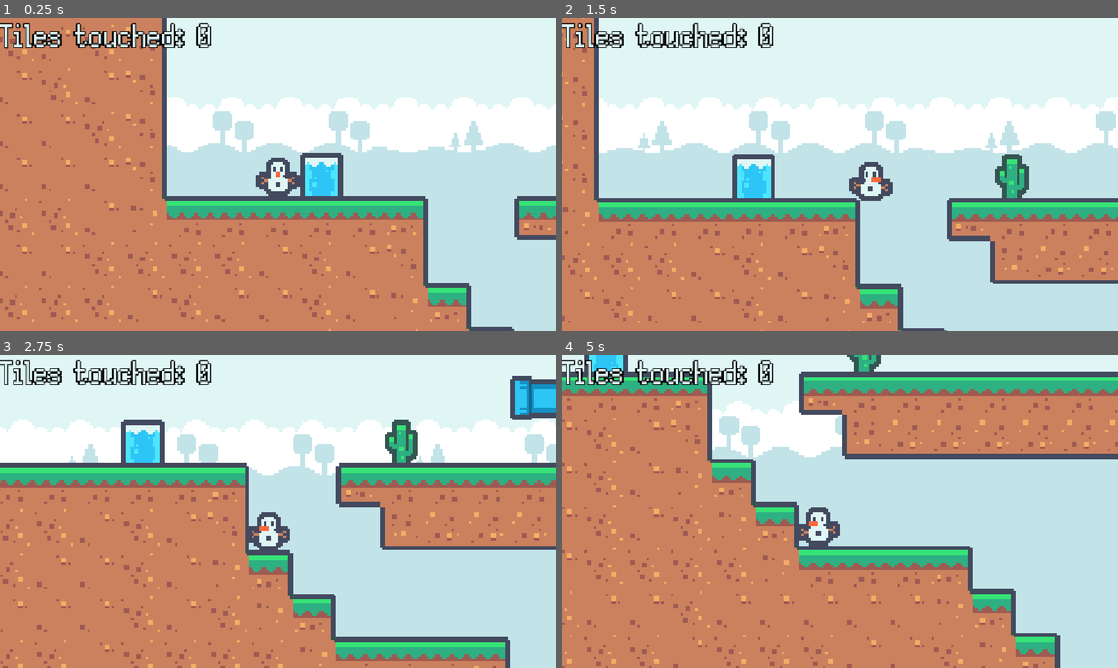
Above: before the commit, frames 1-4 (two rows, left to right).
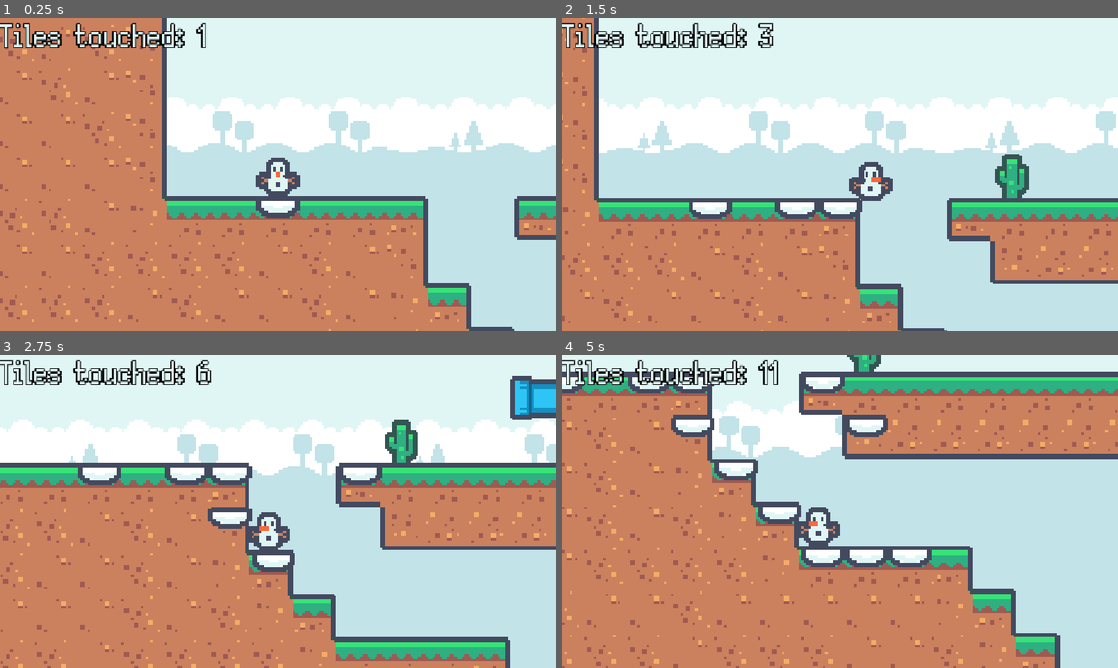
Above: after the commit, the same moments.

Repository: Loekiboy/snowman_the_game
Game: Godot game, scene res://main.tscn
Same seed, same stepped clock (60 frames per second), same inputs: the game is played once before the commit and once after it.
Inputs:
- Up to frame 1 (0.25 s): no input
- Up to frame 2 (1.5 s): tap Enter (ui_accept) at 0.5, 0.77 s; hold Right (ui_right) from 0.53 s (still down); tap Alt at 0.6 s; tap Shift at 1.35 s
- Up to frame 3 (2.75 s): tap Enter (ui_accept) at 1.52 s; release Right (ui_right) at 2.03 s; hold Left (ui_left) from 2.03 s (still down); tap Alt at 2.1 s
- Up to frame 4 (5 s): release Left (ui_left) at 2.78 s; hold Right (ui_right) 2.78-4.28 s; tap Shift at 2.85, 4.35 s; tap Enter (ui_accept) at 3.02, 3.77, 4.52 s; tap Alt at 3.6 s; hold Left (ui_left) from 4.28 s (still down)

The runs differ from the first frame. In frame 1, 1.6% of the frame differs, in the area x 35-62%, y 1-64%; in frame 2, 2.3%; in frame 3, 3.5%; in frame 4, 4.3%, in the area x 0-67%, y 0-68%.

Commit message:
updated walking animation

Diff:
--- a/platformer-hackclub/character_body_2d.gd
+++ b/platformer-hackclub/character_body_2d.gd
@@ -144,55 +144,21 @@
 	# 6. Bewegen
 	move_and_slide()
 
-# 7. Tile detectie - ALLEEN ONDER DE SPELER
-	print("=== TILE DETECTIE ===")
-	print("is_on_floor:  ", is_on_floor())
-
-	if is_on_floor():
-		print("✓ We staan op de grond")
-
-		print("Parent gevonden: ", parent != null)
-
-		if parent:
-			print("Parent naam: ", parent.name)
-			print("Aantal children: ", parent.get_children().size())
-
-			for child in parent.get_children():
-				print("  - Child: ", child.name, " (is TileMapLayer: ", child is TileMapLayer, ")")
-
-				if child is TileMapLayer and child.name != "SnowLayer":
-					print("    ✓ Dit is een TileMapLayer (niet SnowLayer)")
-
-					var onder_speler = global_position + Vector2(0, 10)
-					print("    Speler positie: ", global_position)
-					print("    Check positie (onder): ", onder_speler)
-
-					var tile_coord = child.local_to_map(onder_speler)
-					print("    Tile coordinaat: ", tile_coord)
-
-					var source_id = child.get_cell_source_id(tile_coord)
-					print("    Source ID: ", source_id)
-
-					if source_id != -1:
-						print("    ✓ Er is een tile op deze positie!")
-
-						if not tile_coord in aangeraakte_tiles:
-							print("    ✓ Tile nog niet aangeraakt, sneeuw plaatsen...")
-							aangeraakte_tiles.append(tile_coord)
-							count += 1
-							update_ui()
-							var snow_layer = get_node("../SnowLayer")
-							print("    Snow layer gevonden: ", snow_layer != null)
-							if snow_layer:
-								snow_layer. set_cell(tile_coord, 2, Vector2i(16, 7))
-								print("❄️ Sneeuw geplaatst op tile: ", tile_coord)
-							break
-						else:
-							print("    ✗ Tile al eerder aangeraakt")
-					else:
-						print("    ✗ Geen tile op deze positie (source_id = -1)")
-	else:
-		print("✗ We staan NIET op de grond")
+	# 7. Tile detectie
+	for i in get_slide_collision_count():
+		var collision = get_slide_collision(i)
+		var collider = collision.get_collider()
+		if collider is TileMapLayer:
+			var botspunt = collider.to_local(collision.get_position() - collision.get_normal() * 1)
+			var tile_coord = collider.local_to_map(botspunt)
+			if collider.get_cell_source_id(tile_coord) != -1:
+				if not tile_coord in aangeraakte_tiles:
+					aangeraakte_tiles.append(tile_coord)
+					count += 1
+					update_ui()
+					var snow_layer = get_node("../SnowLayer")
+					if snow_layer:
+						snow_layer.set_cell(tile_coord, 2, Vector2i(16, 7))
 
 func _on_idle_timer_timeout() -> void:
 	if velocity.x != 0:
--- a/platformer-hackclub/main.tscn
+++ b/platformer-hackclub/main.tscn
@@ -107,7 +107,7 @@
 }],
 "loop": true,
 "name": &"walk",
-"speed": 10.0
+"speed": 5.0
 }]
 
 [sub_resource type="TileSetAtlasSource" id="TileSetAtlasSource_kek77"]
@@ -919,7 +919,7 @@
 [node name="AnimatedSprite2D" type="AnimatedSprite2D" parent="CharacterBody2D"]
 position = Vector2(261, 315)
 sprite_frames = SubResource("SpriteFrames_ycdy4")
-animation = &"walk"
+animation = &"crouch"
 
 [node name="IdleTimer" type="Timer" parent="CharacterBody2D"]
 one_shot = true
@@ -930,7 +930,7 @@
 
 [node name="TileMapLayer_front" type="TileMapLayer" parent="."]
 z_index = 5
-tile_map_data = PackedByteArray("AAB/ABcAAgANAAYAAACAABcAAgA …(6368 unchanged characters)… GAAYAAAABADUAAgAGAAYAAAACADUAAgAFAAYAAAAPABEAAgAOAAEAAAA=")
+tile_map_data = PackedByteArray("AAB/ABcAAgANAAYAAACAABcAAgA …(6368 unchanged characters)… GAAYAAAABADUAAgAGAAYAAAACADUAAgAFAAYAAAA=")
 tile_set = SubResource("TileSet_4c57u")
 
 [node name="TileMapLayer" type="TileMapLayer" parent="."]
Binary file changed: platformer-hackclub/kenney_pixel-platformer/Tilemap/snowman.png
Not shown, changed: platformer-hackclub/kenney_pixel-platformer/Tilemap/snowman.png.import
Not shown: 1 places in platformer-hackclub/main.tscn that only renumber resources
